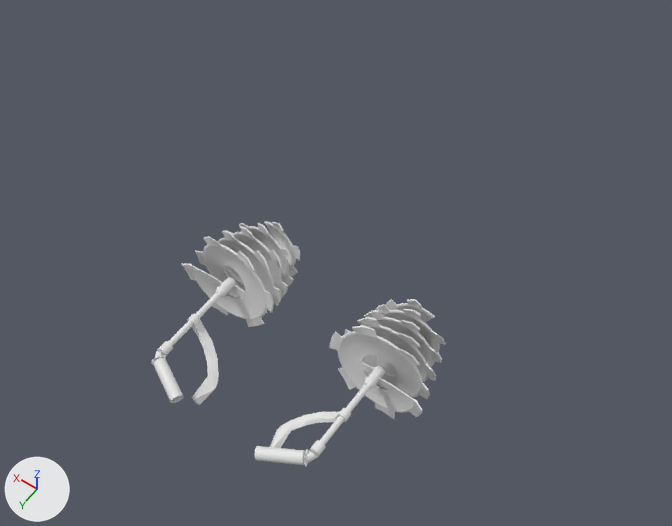
One commit to the FBX model Skyrates/Assets/Resources/Meshes/Components/ship_propulsion_tier2.FBX: the scene before it, then after it.
Both versions are drawn from a camera (50 mm lens) standing at (-1.58, 2.51, 3.33) and looking at (0.09, 0.17, -0.36). Lighting does not change. The marker at lower left points along +X, +Y and +Z. Where no turn or scale is listed for an object, it has been applied to the vertices.

Objects in the first picture: 'ship_propulsion_tier2'.
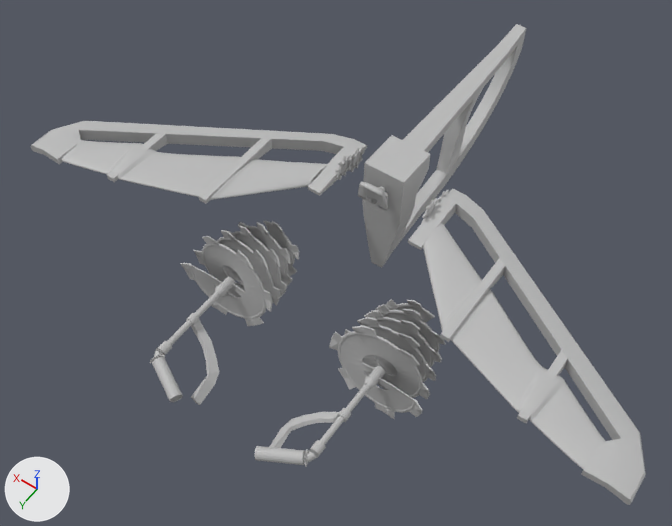
The change, as a list of edits to the scene's bpy script:
```text
Add mat_lambert1:
    mat_lambert1 = principled_material('lambert1')
    mat_lambert1.base_color = (0.5, 0.5, 0.5)  # grey #bcbcbc
Add mat_lambert3:
    mat_lambert3 = principled_material('lambert3')
    mat_lambert3.base_color = (0.5, 0.5, 0.5)  # grey #bcbcbc
Add mat_lambert2:
    mat_lambert2 = principled_material('lambert2')
    mat_lambert2.base_color = (0.5, 0.5, 0.5)  # grey #bcbcbc
Change me_mesh:
    used by ob_ship_propulsion_tier2; location = (-0.003, 1.208, -0.342); rotation_euler = (-1.571, 0.0, 0.0), in degrees (-90, 0, 0); scale = (-0.01, -0.01, -0.01)
    remove me_mesh.from_pydata(...)  # 3792 vertices, 7552 faces; spans x -70.9..70.9, y -25.9..25.9, z -3.4..99.7
    add me_mesh.from_pydata(...)  # 3778 vertices, 7474 faces; spans x -71.5..70.9, y -25.9..25.9, z -3.4..99.7
    me_mesh part 1: 1304 vertices moved from x -70.2..-21.1, y -22.4..22.3, z -3.4..99.5 to x -66.7..-21.3, y -25.9..22.3, z -3.4..99.7; 588 vertices removed from x -70.9..-16.9, y -25.9..25.9, z -3.4..99.7; 581 vertices added at x -71.5..-17.5, y -25.5..25.9, z -3.4..99.4
    me_mesh part 2: 3 vertices moved from x 23.7..33.0, y -11.9..-9.2, z 22.6..33.2 to x 23.4..33.0, y -13.0..-9.2, z 18.7..33.2; 28 vertices removed from x 18.3..43.5, y -20.8..-1.5, z 8.7..37.3; 21 vertices added at x 19.4..40.0, y -20.4..-4.4, z 8.7..37.2
    me_mesh part 3: 5769 faces spanning x -66.7..70.9, y -25.9..25.9, z -3.4..99.7 switch from no material to mat_lambert1 (grey #bcbcbc)
Add me_mesh_1:
    me_mesh_1.from_pydata(...)  # 1290 vertices, 1218 faces; spans x 0.242..1.644, y -0.332..0.666, z -0.112..0.064
    me_mesh_1.materials.append(mat_lambert3)  # grey #bcbcbc
Add me_mesh_001:
    me_mesh_001.from_pydata(...)  # 417 vertices, 411 faces; spans x -0.081..0.081, y -0.219..0.028, z -0.076..0.104
    me_mesh_001.materials.append(mat_lambert2)  # grey #bcbcbc
Add me_mesh_004:
    me_mesh_004.from_pydata(...)  # 1290 vertices, 1218 faces; spans x -0.701..0.701, y -0.499..0.499, z -0.088..0.088
    me_mesh_004.materials.append(mat_lambert3)  # grey #bcbcbc
Add me_mesh_002:
    me_mesh_002.from_pydata(...)  # 156 vertices, 168 faces; spans x -0.111..0.111, y -1.433..-0.07, z -0.561..0.131
    me_mesh_002.materials.append(mat_lambert1)  # grey #bcbcbc
Add ob_ship_navigation_tier2l:
    ob_ship_navigation_tier2l = bpy.data.objects.new('ship_navigation_tier2L', me_mesh_1)
    ob_ship_navigation_tier2l.location = (0.0, 0.0, 0.0)
Add ob_ship_artillery_tier2:
    ob_ship_artillery_tier2 = bpy.data.objects.new('ship_artillery_tier2', me_mesh_001)
    ob_ship_artillery_tier2.location = (0.0, 0.0, 0.02)
Add ob_ship_navigation_tier2r:
    ob_ship_navigation_tier2r = bpy.data.objects.new('ship_navigation_tier2R', me_mesh_004)
    ob_ship_navigation_tier2r.location = (-0.943, 0.167, -0.024)
Add ob_ship_figurehead_tier2:
    ob_ship_figurehead_tier2 = bpy.data.objects.new('ship_figurehead_tier2', me_mesh_002)
    ob_ship_figurehead_tier2.location = (0.0, 0.0, 0.0)
```

Changed parts and their boxes (x1, y1, x2, y2) in the pictures (672 x 526 px; the box of a moved part takes in the faces that stretch with it):
'ship_navigation_tier2R', added
    after: (408, 189, 646, 505)
'ship_propulsion_tier2', reshaped
    before: (151, 221, 446, 467)
    after: (150, 221, 446, 467)
'ship_navigation_tier2L', added
    after: (31, 121, 367, 204)
'ship_figurehead_tier2', added
    after: (362, 24, 526, 268)
'ship_artillery_tier2', added
    after: (358, 181, 388, 212)
part 1 of me_mesh, moved or reshaped
    before: (151, 221, 300, 405)
    after: (150, 221, 299, 405)
part 2 of me_mesh, moved or reshaped
    before: (270, 412, 339, 448)
    after: (269, 412, 339, 448)
part 3 of me_mesh, recoloured
    both: (255, 299, 446, 467)
